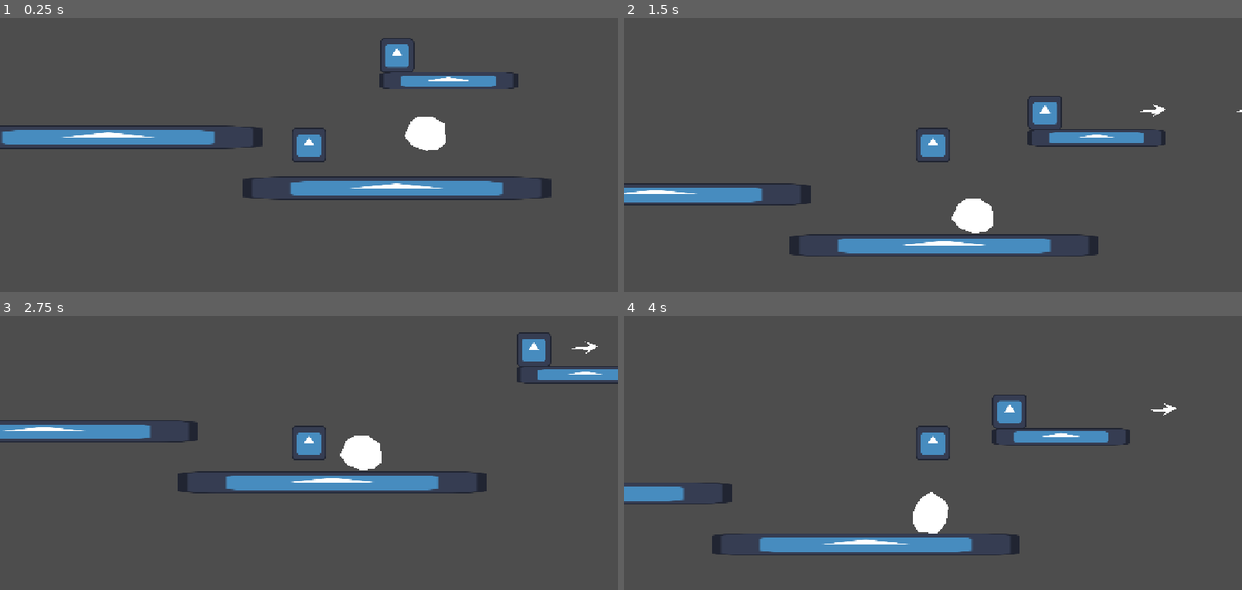
Above: before the commit, frames 1-4 (two rows, left to right).
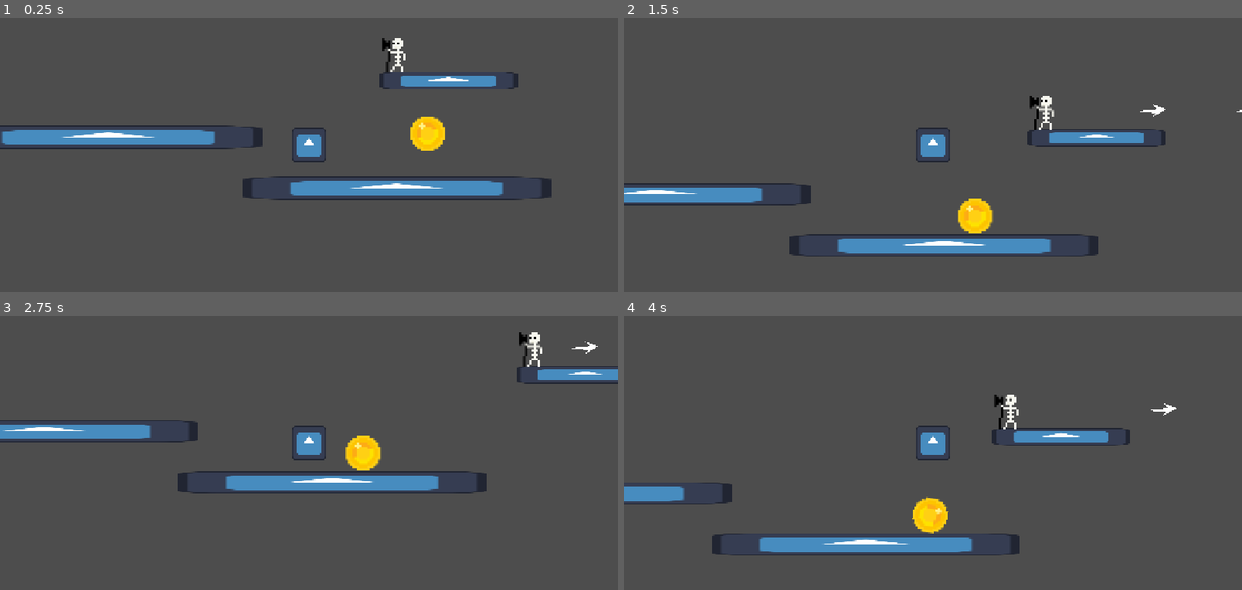
Above: after the commit, the same moments.

Repository: InnDieGames/godot-platformer
Game: Godot game, scene res://Level.tscn
The game is run twice, just before and just after one commit, with the same random seed, the same clock (stepped at 60 frames per second) and the same inputs. The engine's default icon, where the game draws it, is replaced by a stand-in: a white triangle on a blue panel in a dark square.
Inputs:
- Up to frame 1 (0.25 s): no input
- Up to frame 2 (1.5 s): tap Enter (ui_accept) at 0.5, 0.77 s; hold Right (ui_right) from 0.53 s (still down)
- Up to frame 3 (2.75 s): tap Enter (ui_accept) at 1.52 s; release Right (ui_right) at 2.03 s; hold Left (ui_left) from 2.03 s (still down)
- Up to frame 4 (4 s): release Left (ui_left) at 2.78 s; hold Right (ui_right) from 2.78 s (still down); tap Enter (ui_accept) at 3.02, 3.77 s

The runs differ from the first frame. In frame 1, 1.1% of the frame differs, in the area x 61-73%, y 7-49%; in frame 2, 1.2%; in frame 3, 1.2%; in frame 4, 1.2%, in the area x 46-66%, y 28-80%.

Commit message:
add some sprites (2s1u)

Diff:
--- a/Level.tscn
+++ b/Level.tscn
@@ -3,8 +3,10 @@
 [ext_resource type="Texture2D" uid="uid://dyn44k75igsrg" path="res://icon.svg" id="1_bexhn"]
 [ext_resource type="PackedScene" uid="uid://bafpsppybqs8c" path="res://Platform.tscn" id="1_wkftn"]
 [ext_resource type="PackedScene" uid="uid://rcxni45cw5lf" path="res://Player.tscn" id="2_t7iv1"]
+[ext_resource type="Texture2D" uid="uid://cdw6jliqlwoju" path="res://images/coin.png" id="3_mxnmf"]
 [ext_resource type="Script" uid="uid://bwn755hx3wwma" path="res://moving_platform.gd" id="3_q4iis"]
 [ext_resource type="Script" uid="uid://bmvuljn1ixelm" path="res://enemy.gd" id="5_m3clv"]
+[ext_resource type="Texture2D" uid="uid://bav1o6e4gyopl" path="res://images/enemy.png" id="7_4eo0i"]
 
 [sub_resource type="CircleShape2D" id="CircleShape2D_kjfh8"]
 radius = 67.00746
@@ -32,9 +34,10 @@
 position = Vector2(696, 375)
 shape = SubResource("CircleShape2D_kjfh8")
 
-[node name="Polygon2D" type="Polygon2D" parent="RigidBody2D" unique_id=1442374893]
-position = Vector2(602, 374)
-polygon = PackedVector2Array(6, 8, 35, 44, 86, 63, 133, 58, 160, 34, 157, -36, 113, -64, 55, -64, 30, -46)
+[node name="Sprite2D" type="Sprite2D" parent="RigidBody2D" unique_id=293313477]
+position = Vector2(699, 373)
+scale = Vector2(4, 4)
+texture = ExtResource("3_mxnmf")
 
 [node name="AnimatableBody2D" type="AnimatableBody2D" parent="." unique_id=1028087066]
 position = Vector2(454, 182)
@@ -56,8 +59,8 @@
 script = ExtResource("5_m3clv")
 
 [node name="Sprite2D" type="Sprite2D" parent="CharacterBody2D2" unique_id=1201582442]
-texture = ExtResource("1_bexhn")
-metadata/_edit_lock_ = true
+scale = Vector2(2, 2)
+texture = ExtResource("7_4eo0i")
 
 [node name="CollisionShape2D" type="CollisionShape2D" parent="CharacterBody2D2" unique_id=1104459106]
 position = Vector2(-1, 0.5)
--- a/enemy.gd
+++ b/enemy.gd
@@ -4,9 +4,6 @@
 const BULLET : Resource = preload("res://Bullet.tscn")
 var timer : float = 0
 
-# Called when the node enters the scene tree for the first time.
-func _ready() -> void:
-	pass # Replace with function body.
 
 func gravity(delta: float):
 	# Add the gravity.
@@ -23,7 +20,7 @@
 
 	if (timer >= COOLDOWN):
 		timer = 0
-		var newBullet : Area2D = BULLET.instantiate()
+		var newBullet = BULLET.instantiate()
 		newBullet.global_position = global_position
 		get_tree().root.add_child(newBullet)
 		print("pew")
Binary file added: images/coin.png
Not shown, added: images/coin.png.import
Binary file added: images/enemy.png
Not shown, added: images/enemy.png.import
Binary file added: images/enemy_ded.png
Not shown, added: images/enemy_ded.png.import
Binary file added: images/heart.png
Not shown, added: images/heart.png.import
